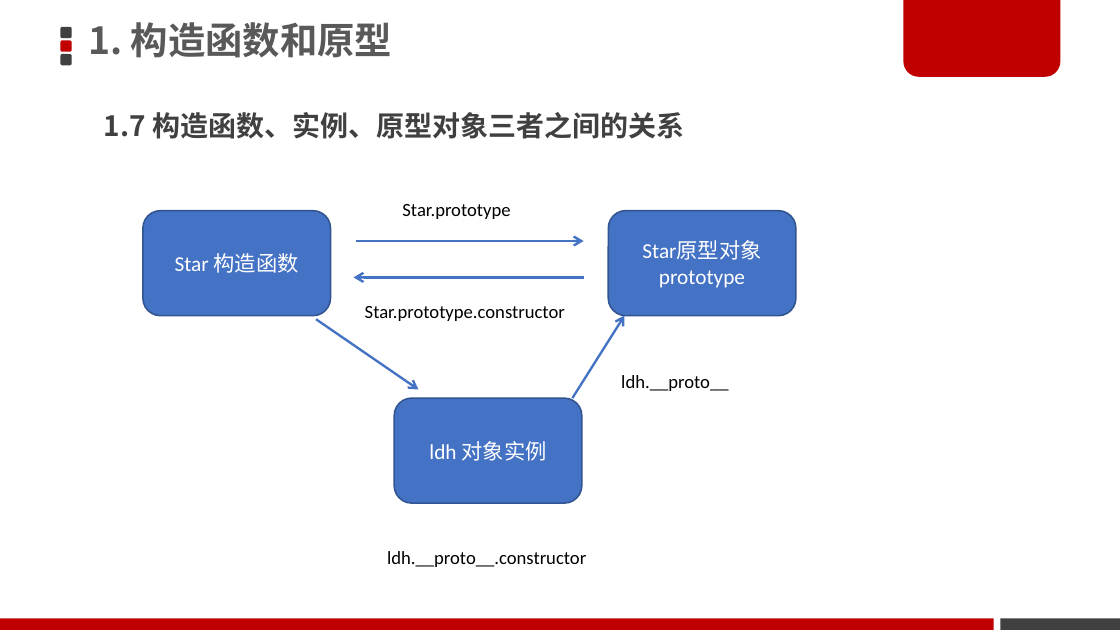
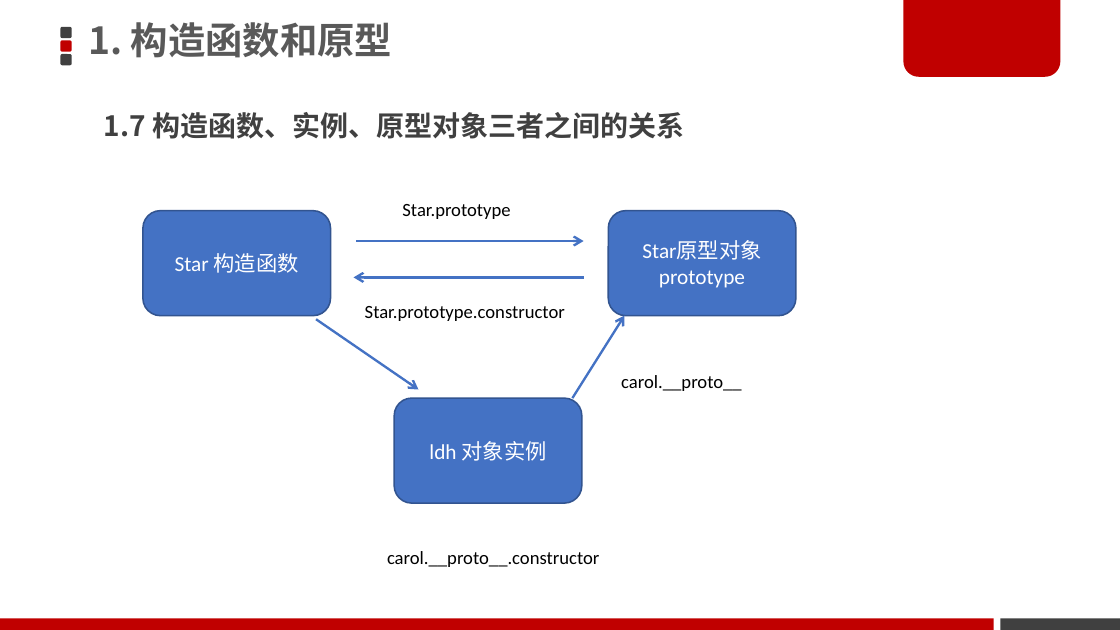
Before and after one commit to GunBusterMichael/myCode, a slide deck: slide 11 of Web/resources/JavaScript高级/JavaScript 高级第二天/PPT/01-构造函数和原型.pptx. Drawn at 1120x630 pixels with LibreOffice and Linux fonts; fonts in the diff are those of the drawing; background and template pictures are left out. Boxes give left, top, right and bottom in pixels: in the first picture for what was removed or moved away, otherwise in the second. Text is boxed around its words. In the diff, an @@ line names an element or a change of style, - is before the commit and + after.

```diff
--- a/Web/resources/JavaScript高级/JavaScript 高级第二天/PPT/01-构造函数和原型.pptx
+++ b/Web/resources/JavaScript高级/JavaScript 高级第二天/PPT/01-构造函数和原型.pptx
@@ text at [621,375,742,391]: text changed @@
-ldh.__proto__
+carol.__proto__
@@ text at [387,551,599,567]: text changed @@
-ldh.__proto__.constructor
+carol.__proto__.constructor
```
Also in this commit, not shown: 1 other slide changed, 9 other files.
